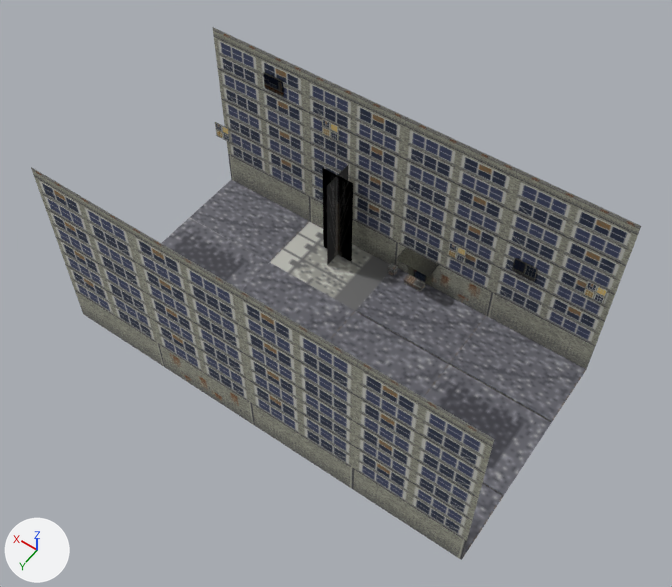
Before and after pictures for a commit that changed the glTF model mppcdiscs/example-cpp/models/street.glb.
One viewpoint serves both versions: a 50 mm lens placed at (-7.1, 32.8, 57.9), pointed at (16.1, 0.4, 7.0). Lighting does not change. The marker at lower left points along +X, +Y and +Z. The older version comes first. Vertices at exactly the same position are counted once.

The first picture shows 'facade', 'ground', 'props'.
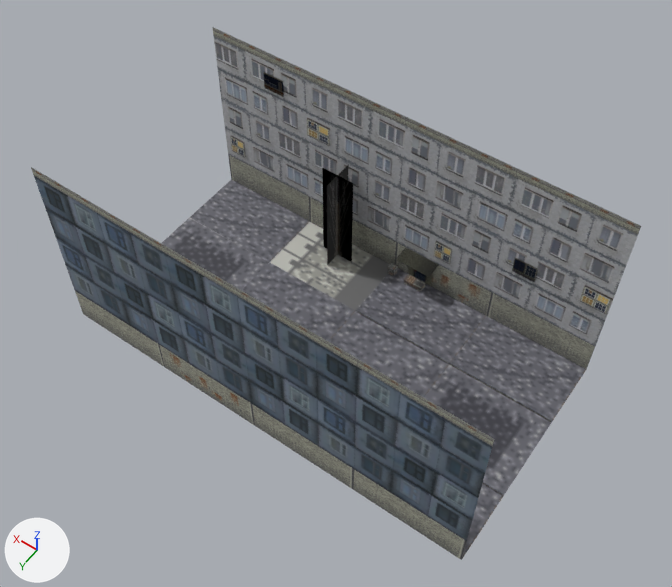
Boxes (x1, y1, x2, y2) around the edits, measured in the pictures (672 x 587 px; the box of a moved part takes in the faces that stretch with it):
part 1 of me_facade, moved or reshaped: before (215, 122, 230, 143); after (230, 136, 245, 157)
part 2 of me_facade, moved or reshaped: before (447, 241, 467, 264); after (434, 242, 452, 264)
part 3 of me_facade, rebuilt (23% wider, 16% taller): before (583, 281, 608, 305); after (580, 286, 611, 314)
part 4 of me_facade, deleted: before (322, 118, 339, 142)
part 5 of me_facade, moved or reshaped: (239, 143, 638, 446) in both
part 6 of me_facade, added: after (307, 119, 329, 146)
part 7 of me_facade, recoloured: (34, 36, 638, 541) in both

The edits, one by one:
Picture 'street_windows_256' (img_street_windows_256) is new.
Material 'windows' (mat_windows) is new.
Its texture is img_street_windows_256.
me_facade is used by ob_facade; location (0.0, 0.0, 0.0).
Verts and faces of me_facade; kept vertices keep their numbers, new ones are numbered from 246.
me_facade had 246 vertices, 336 faces and spanned x 0.0..35.0, y -9.0..9.0, z 0.0..15.8.
me_facade now has 254 vertices, 336 faces and spans x 0.0..34.0, y -9.0..9.0, z 0.0..15.8.
me_facade part 1: the loose piece of 4 vertices spanning x 33.5..35.0, y -8.9, z 4.6..6.2 is moved by (-1.5, 0.0, -0.8).
me_facade part 2: the loose piece of 4 vertices spanning x 11.0..12.5, y -8.9, z 4.6..6.2 is moved by (1.1, 0.0, -0.8).
me_facade part 3: the loose piece of 4 vertices spanning x 0.5..2.0, y -8.9, z 7.6..9.2 is rebuilt with 4 vertices and now spans x 0.1..2.1, y -8.9, z 6.8..8.5.
me_facade part 4: the loose piece of 4 vertices spanning x 22.5..24.0, y -8.9, z 10.6..12.2 is deleted.
Part 5, on me_facade:
22 faces are deleted.
8 vertices are added at x 2.8..14.2, y -9.0..9.0, z 3.0..15.0.
22 new faces join them, mat_windows (picture img_street_windows_256).
Part 6, on me_facade:
New vertex 254 is at (23.3, -8.9, 9.8), pixel (329, 146).
New vertex 255 is at (25.4, -8.9, 9.8), pixel (307, 135).
New vertex 256 is at (25.4, -8.9, 11.4), pixel (306, 118).
New vertex 257 is at (23.3, -8.9, 11.4), pixel (329, 129).
New faces: (255, 257, 256), (254, 257, 255) (mat_facade (picture img_street_facade)).
me_facade part 7: 170 faces spanning x 0.0..34.0, y -9.0..9.0, z 3.0..15.0 switch from mat_facade (picture img_street_facade) to mat_windows (picture img_street_windows_256).
Other edits to the shape of me_facade do not show in these pictures.
